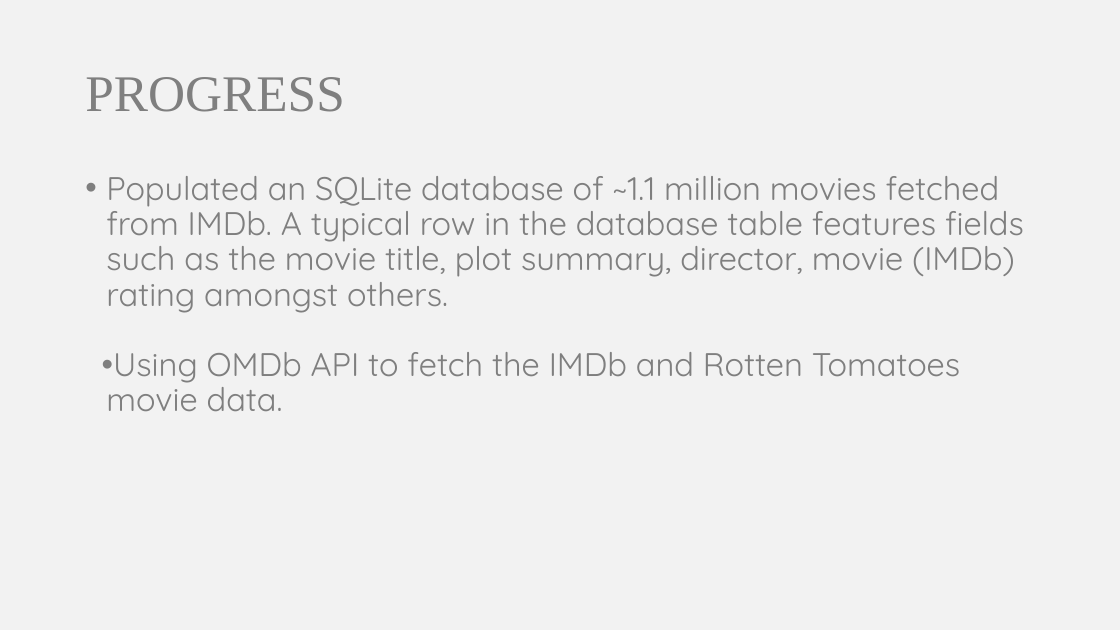
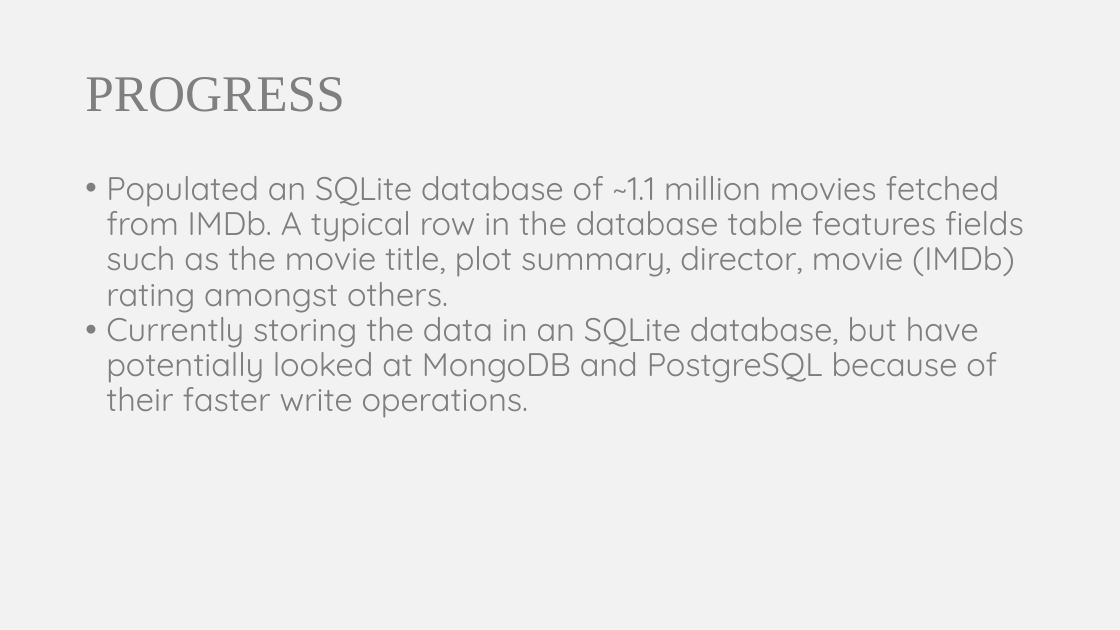
Before and after one commit to somyamohanty/Data_Dawgs, a slide deck: slide 2 of presentations/Presentation 1.pptx. Drawn at 1120x630 pixels with LibreOffice and Linux fonts; fonts in the diff are those of the drawing. Boxes give left, top, right and bottom in pixels: in the first picture for what was removed or moved away, otherwise in the second. Text is boxed around its words. In the diff, an @@ line names an element or a change of style, - is before the commit and + after.

```diff
--- a/presentations/Presentation 1.pptx
+++ b/presentations/Presentation 1.pptx
@@ text at box(106, 307, 997, 418): text changed @@
-• Using OMDb API to fetch the IMDb and Rotten Tomatoes movie data.
+• Currently storing the data in an SQLite database, but have potentially looked at MongoDB and PostgreSQL because of their faster write operations.
```
Also in this commit, not shown: 4 other slides changed, 1 slide added.
